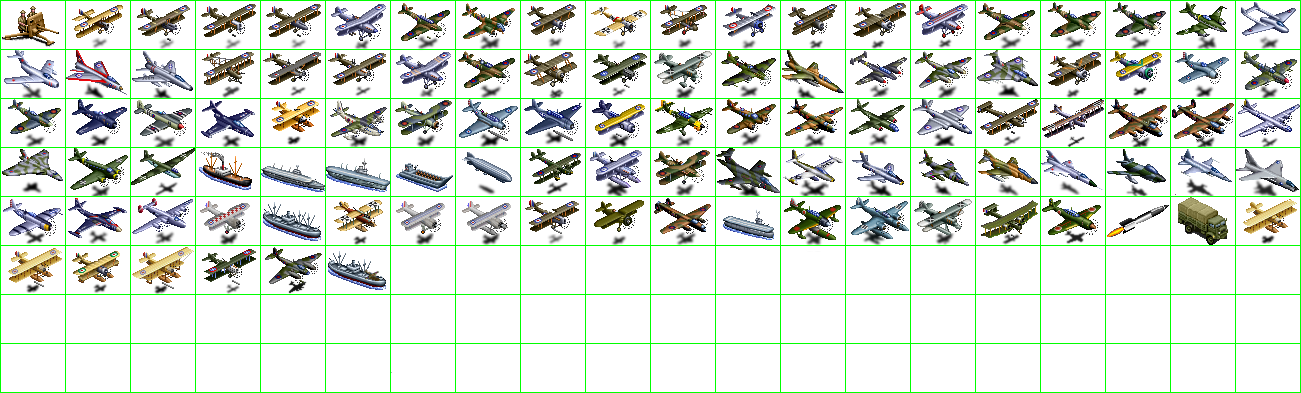
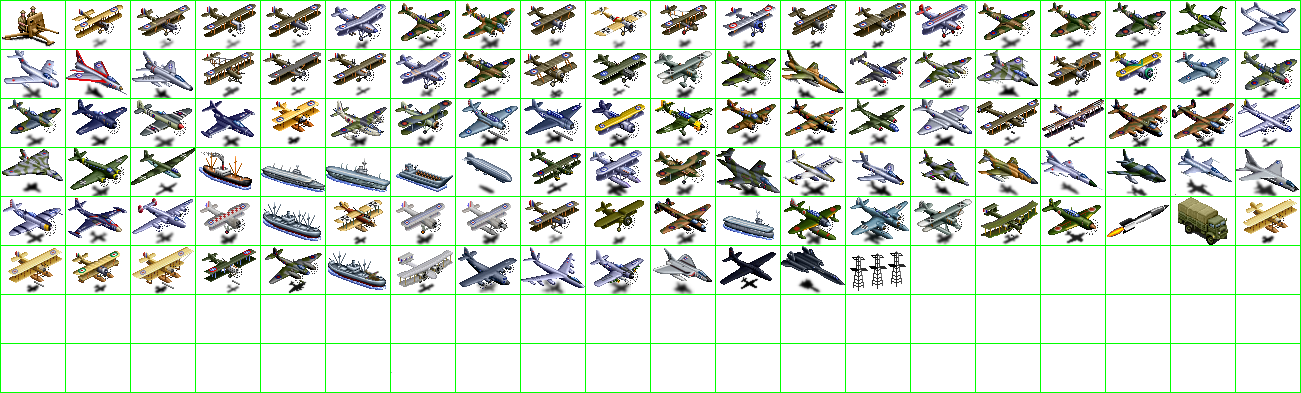
Before/after of a 1301x393 layered artwork. What changed in the layer stack:
painted on "units" over bbox(397, 246, 906, 294)
